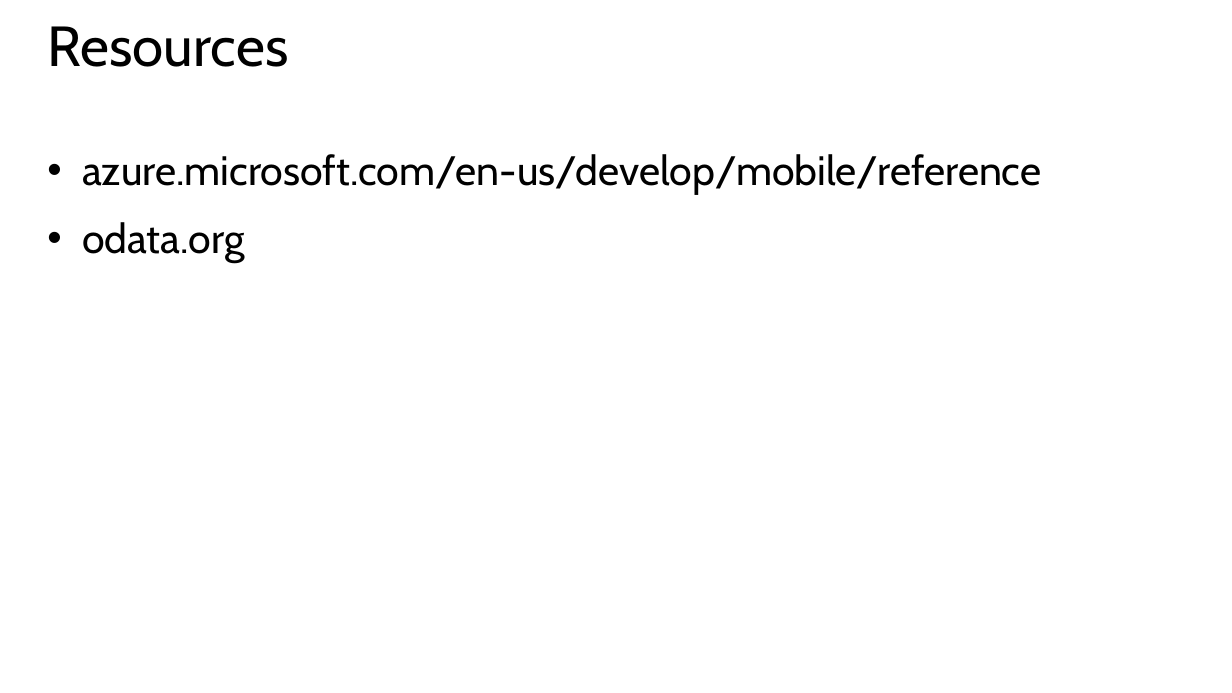
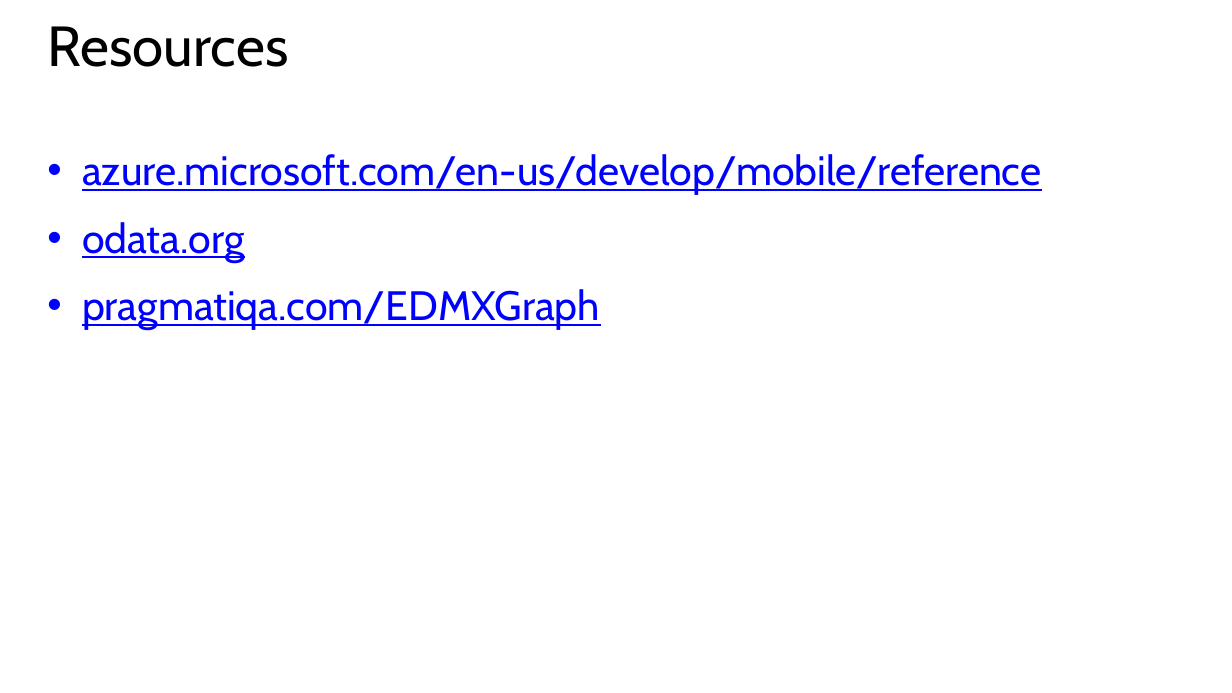
Before and after one commit to CharaD7/FrayedKnot, a slide deck: slide 19 of Slides/M1 Designing.pptx. Drawn at 1232x693 pixels with LibreOffice and Linux fonts; fonts in the diff are those of the drawing. Boxes give left, top, right and bottom in pixels: in the first picture for what was removed or moved away, otherwise in the second. Text is boxed around its words. In the diff, an @@ line names an element or a change of style, - is before the commit and + after.

```diff
--- a/Slides/M1 Designing.pptx
+++ b/Slides/M1 Designing.pptx
@@ text at [82,154,1041,263]: text colour #000000 to #0000FF, underline on in "azure.microsoft.com/en-us/develop/mobile/reference", "odata.org" @@
@@ text at [82,289,600,330]: paragraph added @@
+• pragmatiqa.com/EDMXGraph
```
Also in this commit, not shown: 1 other file.
